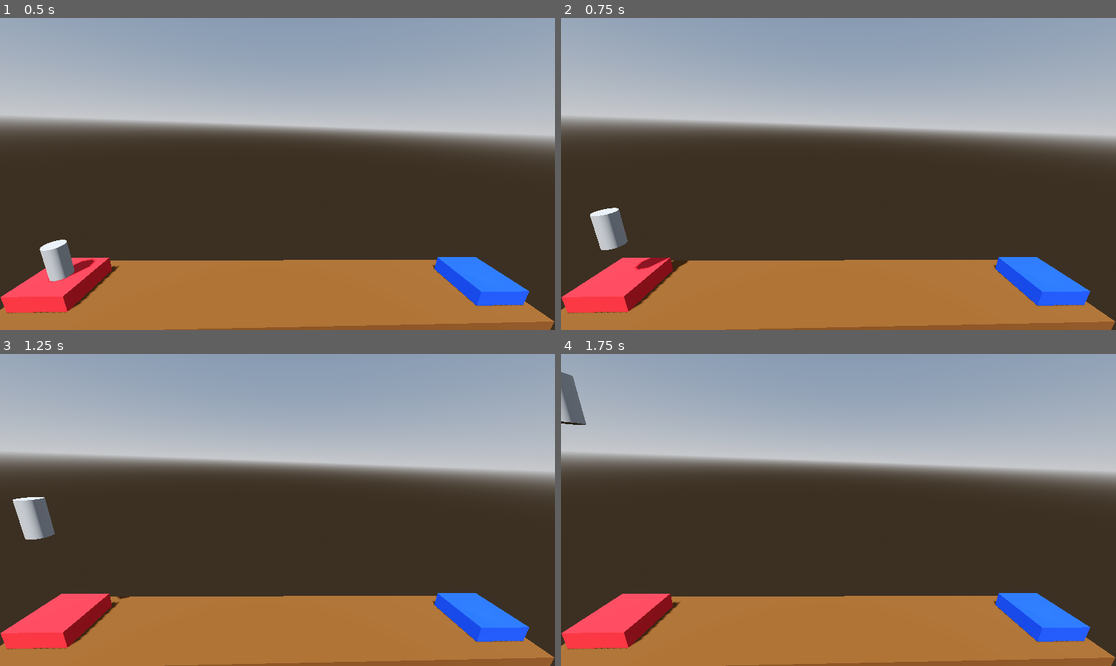
Above: before the commit, frames 1-4 (two rows, left to right).
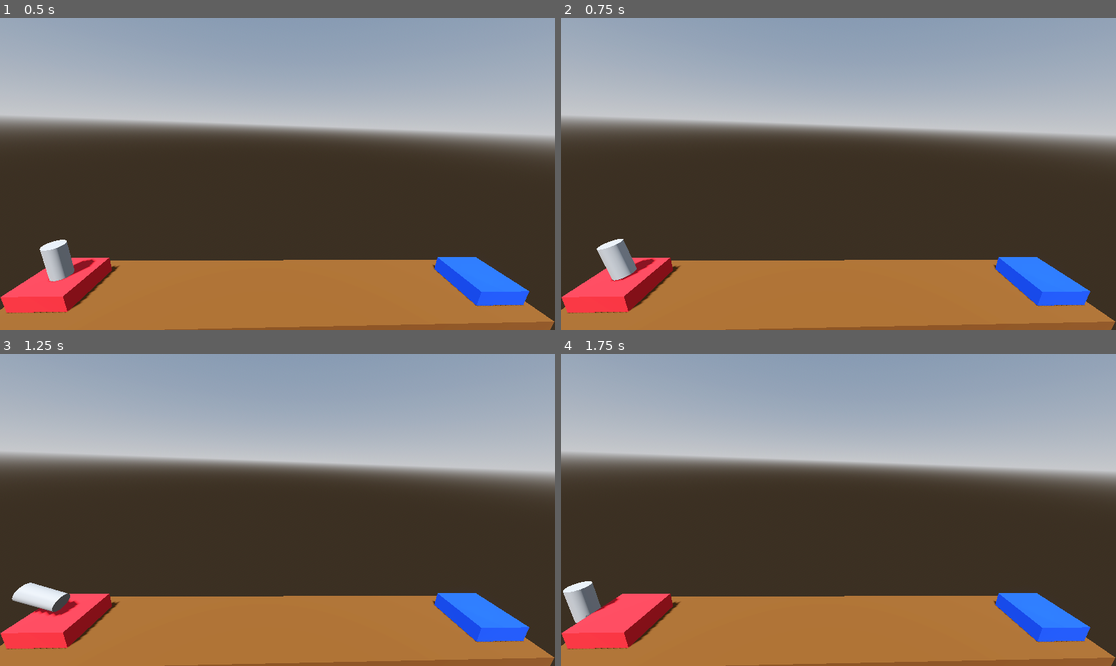
Above: after the commit, the same moments.

Repository: thisguymartin/ProjectBoost
Game: Godot game, scene res://Level.tscn
Same seed, same stepped clock (60 frames per second), same inputs: the game is played once before the commit and once after it. This scene is started directly instead of the project's main scene.
Inputs (mouse positions are in pixels of both pictures, inside the frame that each line leads up to):
- Up to frame 1 (0.5 s): no input
- Up to frame 2 (0.75 s): tap Enter (ui_accept) at 0.5 s; move the mouse to (810, 236) at 0.52 s; hold Right (ui_right) from 0.53 s (still down); hold Enter (ui_accept) from 0.53 s (still down)
- Up to frame 3 (1.25 s): keep holding Right (ui_right); keep holding Enter (ui_accept)
- Up to frame 4 (1.75 s): keep holding Right (ui_right); move the mouse to (1005, 556) at 1.27 s; release Enter (ui_accept) at 1.28 s; tap Enter (ui_accept) at 1.35, 1.52 s

Frame 1 is identical in both runs. In frame 2, 1.3% of the frame differs, in the area x 5-24%, y 60-85%; in frame 3, 1.5%, in the area x 2-24%, y 45-84%; in frame 4, 1.1%.

Commit message:
chore: update player

Diff:
--- a/Player.gd
+++ b/Player.gd
@@ -12,4 +12,13 @@
 func _process(delta: float) -> void:
 
 	if Input.is_action_pressed("ui_accept"):
-		apply_central_force(Vector3.UP * delta * 1000.0)
+		apply_central_force(basis.y * delta * 100.0)
+
+	if Input.is_action_pressed("ui_left"):
+		apply_torque(Vector3(0,0,50 * delta))
+
+	if Input.is_action_pressed("ui_right"):
+		apply_torque(Vector3(0,0,-50 * delta))
+
+	if Input.is_action_pressed("ui_down"):
+		apply_central_force(basis.y * delta * -100.0)
